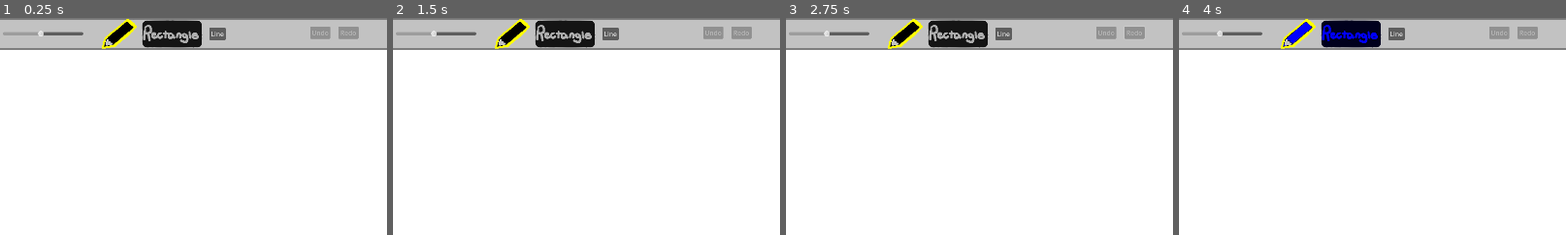
Above: before the commit, frames 1-4 (left to right).
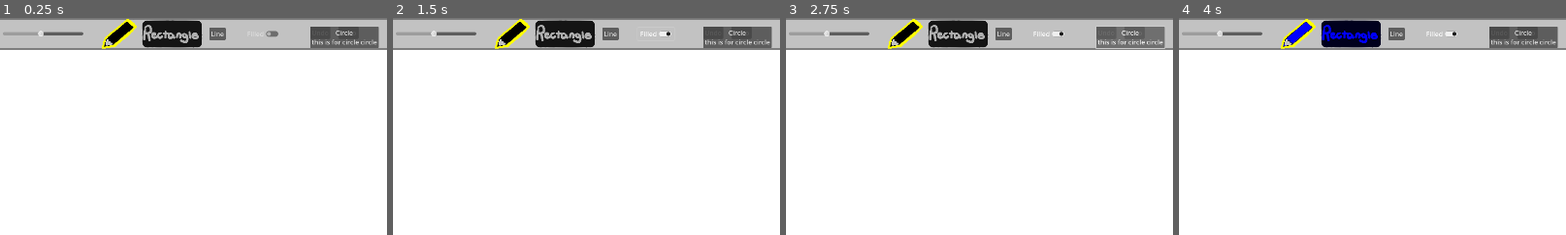
Above: after the commit, the same moments.

Repository: boardshapes/whiteboard
Game: Godot game, scene res://whiteboard.tscn
Two runs of this game, one before a commit and one after it. Both use one fixed random seed, a clock stepped at 60 frames per second and the inputs below.
Inputs (mouse positions are % of the whole screen's width and height, from its top left):
- Up to frame 1 (0.25 s): no input
- Up to frame 2 (1.5 s): click "Line" at 0.5 s; click (70, 4) at 1.25 s, where only the run after the commit has a clickable "Filled"
- Up to frame 3 (2.75 s): click (80, 4) at 2 s, where only the run after the commit has a clickable "Circle this is for circle cir…"
- Up to frame 4 (4 s): click (4, 3) at 2.75 s; click (11, 4) at 3.5 s
The pictures show only the part of the screen within x 36-86%, y 0-50%; the shares and areas given below are measured in that part.

The runs differ from the first frame. In frame 1, 1.7% of the frame differs, in the area x 67-98%, y 4-14%; in frame 2, 1.8%; in frame 3, 1.9%, in the area x 63-98%, y 4-15%; in frame 4, 1.8%.

Commit message:
Circle tool and fill button
filled can be true or false to have the shapes be full or hollow

Diff:
--- a/whiteboard/canvas.gd
+++ b/whiteboard/canvas.gd
@@ -12,6 +12,7 @@
 var drawable: bool = true
 var erasing: bool = false
 var shift : bool = false
+var filled : bool = false
 var mode = 'pen'
 var distance: Vector2
 var mouse_pos: Vector2
@@ -87,7 +88,9 @@
 						distance = distance_to(last_pos,start_pos)
 						strokes.append({"type":'rect', "pos": start_pos, "size": distance, "color": color})
 					elif mode == 'line':
-						strokes.append({"type":'rect', "pos": start_pos, "size": get_magnitude(start_pos,last_pos), "color": color})
+						strokes.append({"type":'line', "pos": start_pos, "size": get_magnitude(start_pos,last_pos), "color": color})
+					elif mode == 'circle':
+						strokes.append({"type":'circle', "pos": start_pos, "size": get_magnitude(start_pos,last_pos), "color": color})
 					has_last_pos = false
 		elif event is InputEventMouseMotion and Input.is_mouse_button_pressed(MOUSE_BUTTON_LEFT):
 			if has_last_pos:
@@ -114,15 +117,17 @@
 
 	draw_texture(bg,pos)
 
-	for i in range(strokes.size()-1):
+	for i in range(strokes.size()-1): #leaves one
 		curr = strokes[i]
 		next = strokes[i+1]
 		if mode == 'pen': # separate draw functions
 			draw_line(curr.pos,next.pos,curr.color,curr.size/2)
 			draw_circle(curr.pos,curr.size/4,curr.color)
-	if strokes.size()>0:
+	if strokes.size()>0: #grab the only/last element (last point in stroke, rectangles, lines, etc.)
 		curr = strokes[-1]
-		if mode == 'rect':
+		if mode == 'pen':
+			draw_circle(curr.pos,curr.size/4,curr.color)
+		elif mode == 'rect':
 			if shift:
 				var width = (last_pos.x-start_pos.x)
 				var height = (last_pos.y-start_pos.y)
@@ -131,21 +136,28 @@
 				rect = Rect2(start_pos,size)
 			else:
 				rect = Rect2(curr.pos,distance)
-			draw_rect(rect,curr.color)
+			if filled or abs(distance.x)<brush_size or abs(distance.y)<brush_size:
+				draw_rect(rect, curr.color, true, brush_size)
+			else:
+				rect = rect.abs()				# we need it to be pos in all dimensions
+				rect = rect.grow(-brush_size/4) # this gives necessary offset for the size
+				draw_rect(rect, curr.color, false, brush_size/2)
 		elif mode == 'line':
 			if shift:
 				var mag = get_magnitude(start_pos,last_pos)
 				var theta = start_pos.angle_to_point(last_pos)
 				theta = snapped(theta,PI/12)
 				second_pos = Vector2(mag*cos(theta)+start_pos.x,mag*sin(theta)+start_pos.y)
-				print(theta)
 			else:
 				second_pos = last_pos
 			draw_line(start_pos,second_pos,color,brush_size/2)
 			draw_circle(start_pos,brush_size/4,color,true)
 			draw_circle(second_pos,brush_size/4,color,true)
-		else:
-			draw_circle(curr.pos,curr.size/4,curr.color)
+		elif mode == 'circle':
+			if filled:
+				draw_circle(curr.pos,get_magnitude(start_pos,last_pos),curr.color,true)
+			else:
+				draw_circle(curr.pos,get_magnitude(start_pos,last_pos)-brush_size/4, curr.color,false,brush_size/2)
 
 	if not has_last_pos:
 		strokes.clear()
@@ -243,3 +255,9 @@
 
 func _on_line_button_pressed() -> void:
 	mode = 'line'
+
+func _on_circle_pressed() -> void:
+	mode = 'circle'
+
+func _on_filled_pressed() -> void:
+	filled = not filled
--- a/whiteboard/preview.gd
+++ b/whiteboard/preview.gd
@@ -45,6 +45,10 @@
 
 func _on_line_button_pressed() -> void:
 	mode ='line'
+	queue_redraw()
+
+func _on_circle_pressed() -> void:
+	mode = 'circle'
 	queue_redraw()
 
 func _on_brush_size_value_changed(value: float) -> void:
@@ -107,6 +111,8 @@
 			draw_line(start_pos,second_pos,color,brush_size/2)
 			draw_circle(start_pos,brush_size/4,color,true)
 			draw_circle(second_pos,brush_size/4,color,true)
+		elif mode == 'circle':
+			draw_circle(start_pos,get_magnitude(start_pos,last_pos),color,false)
 
 		if not mode == 'pen':
 			# make a crosshair
--- a/whiteboard/whiteboard.tscn
+++ b/whiteboard/whiteboard.tscn
@@ -239,6 +239,24 @@
 offset_right = 1249.0
 offset_bottom = 55.0
 text = "Line"
+
+[node name="filled" type="CheckButton" parent="ButtonsViewport/SubViewport/HBoxContainer/ControlSize"]
+layout_mode = 0
+offset_left = 1296.0
+offset_top = 24.0
+offset_right = 1386.0
+offset_bottom = 55.0
+text = "Filled"
+
+[node name="Circle" type="Button" parent="ButtonsViewport/SubViewport/HBoxContainer/ControlSize"]
+unique_name_in_owner = true
+layout_mode = 0
+offset_left = 1458.0
+offset_top = 21.0
+offset_right = 1508.0
+offset_bottom = 52.0
+text = "Circle
+this is for circle circle"
 
 [connection signal="mouse_entered" from="CanvasViewport" to="CanvasViewport/drawingViewport/Canvas" method="_on_canvas_viewport_mouse_entered"]
 [connection signal="mouse_entered" from="CanvasViewport" to="CanvasViewport/preViewport/Preview" method="_on_canvas_viewport_mouse_entered"]
@@ -275,3 +293,6 @@
 [connection signal="confirmed" from="ButtonsViewport/SubViewport/HBoxContainer/ControlSize/ClearDialog" to="CanvasViewport/drawingViewport/Canvas" method="_on_clear_dialog_confirmed"]
 [connection signal="pressed" from="ButtonsViewport/SubViewport/HBoxContainer/ControlSize/Line" to="CanvasViewport/drawingViewport/Canvas" method="_on_line_button_pressed"]
 [connection signal="pressed" from="ButtonsViewport/SubViewport/HBoxContainer/ControlSize/Line" to="CanvasViewport/preViewport/Preview" method="_on_line_button_pressed"]
+[connection signal="pressed" from="ButtonsViewport/SubViewport/HBoxContainer/ControlSize/filled" to="CanvasViewport/drawingViewport/Canvas" method="_on_filled_pressed"]
+[connection signal="pressed" from="ButtonsViewport/SubViewport/HBoxContainer/ControlSize/Circle" to="CanvasViewport/drawingViewport/Canvas" method="_on_circle_pressed"]
+[connection signal="pressed" from="ButtonsViewport/SubViewport/HBoxContainer/ControlSize/Circle" to="CanvasViewport/preViewport/Preview" method="_on_circle_pressed"]
Binary file added: whiteboard/save.png
